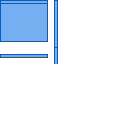
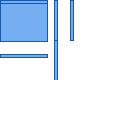
The second w=128, h=128 image is a revision of the first. Changes to its layers:
painted on "Malebene 1" over [54, 0, 74, 80]
painted on "Malebene 2" over [54, 0, 74, 80]
